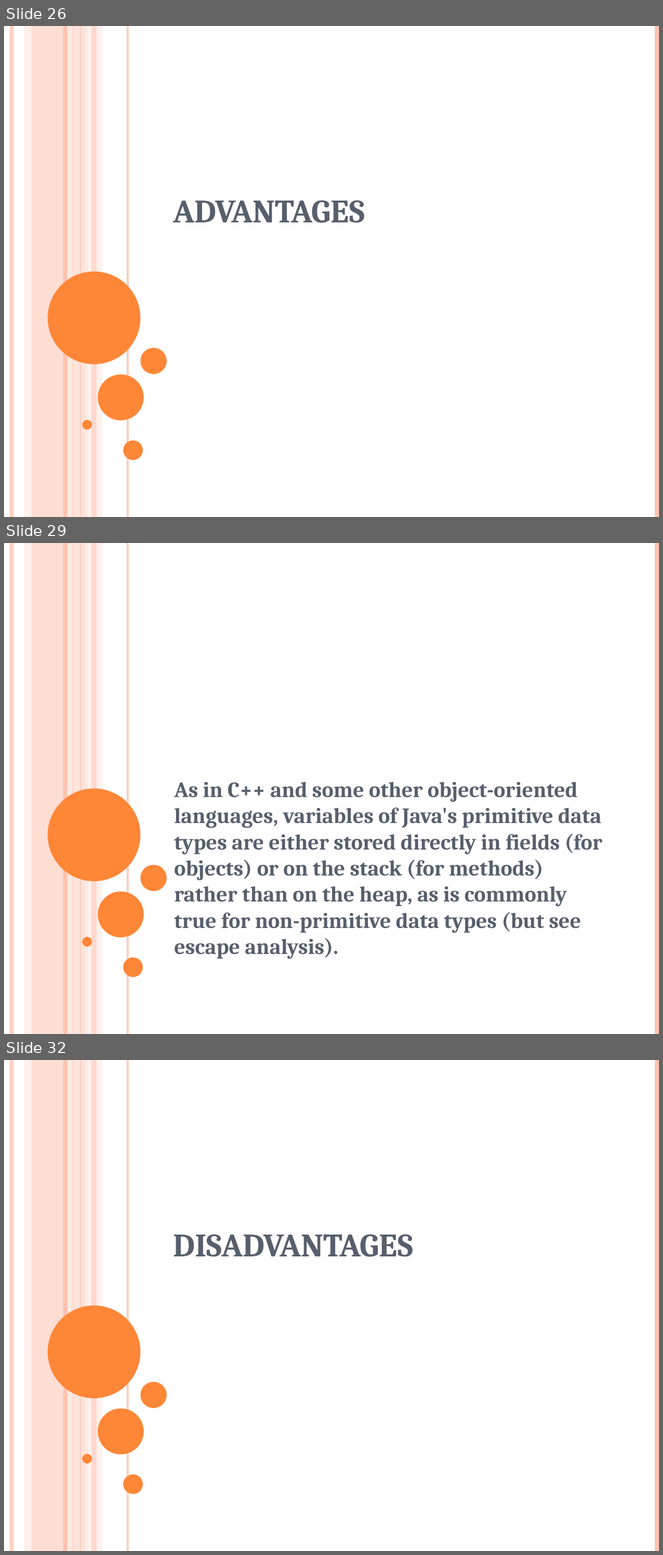
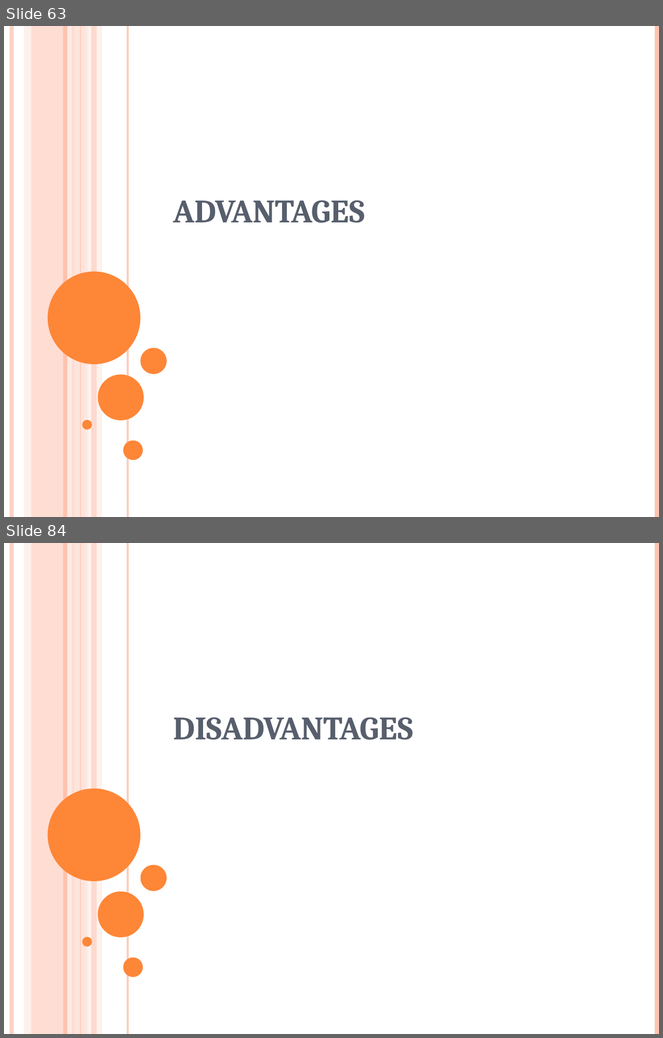
Before and after one commit to surabhi5/instant-ppt, a slide deck: output.pptx. Shown one above the other, each under a label of ours: slides 26, 29 and 32 before the commit, slides 63 and 84 after it; the slides between them are not shown. The pictures are 663x1555 and 663x1038 pixels, drawn with LibreOffice and Linux fonts; fonts in the diff are those of the drawing. Boxes give left, top, right and bottom in pixels: in the first picture for what was removed or moved away, otherwise in the second. Text is boxed around its words. In the diff, an @@ line names an element or a change of style, - is before the commit and + after.

```diff
--- a/output.pptx
+++ b/output.pptx
@@ slide 29 removed at [4, 543, 659, 1034], background #FFFFFF; not listed: 16 template elements that a slide beside it also shows @@
@@ subtitle removed at [174, 782, 603, 959] @@
-As in C++ and some other object-oriented languages, variables of Java's primitive data types are either stored directly in fields (for objects) or on the stack (for methods) rather than on the heap, as is commonly true for non-primitive data types (but see escape analysis).
@@ what was slide 26 is now slide 63 @@
@@ what was slide 32 is now slide 84 @@
```
Also in this commit, not shown: 2 slides changed, 81 slides added, 30 other slides removed, 6 other files.
